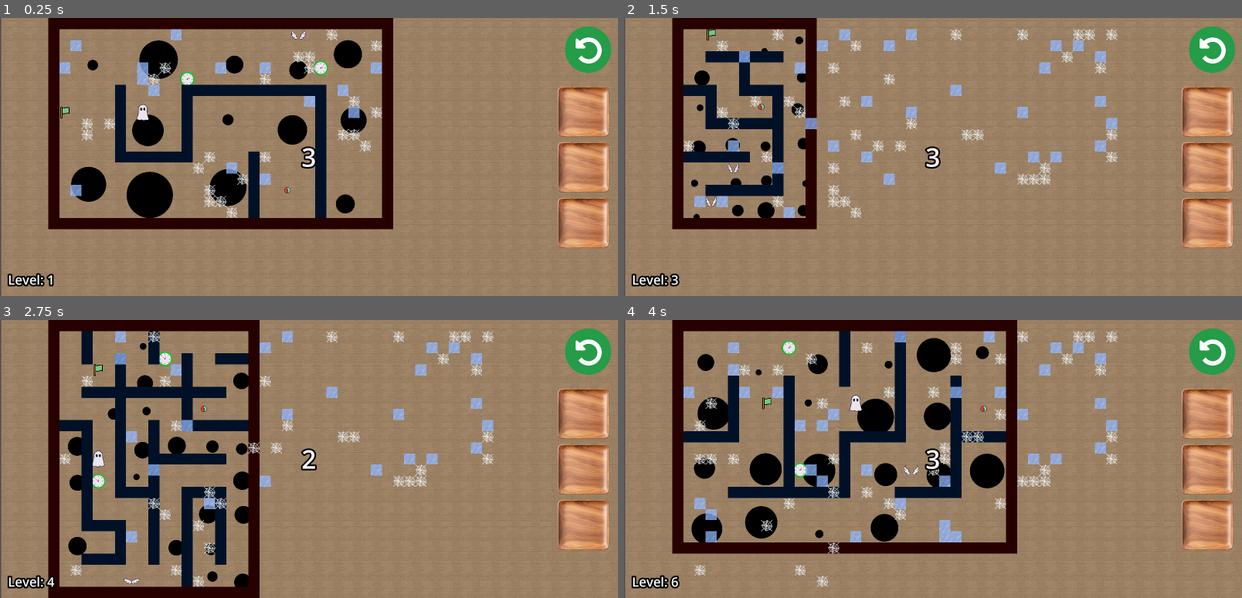
Above: before the commit, frames 1-4 (two rows, left to right).
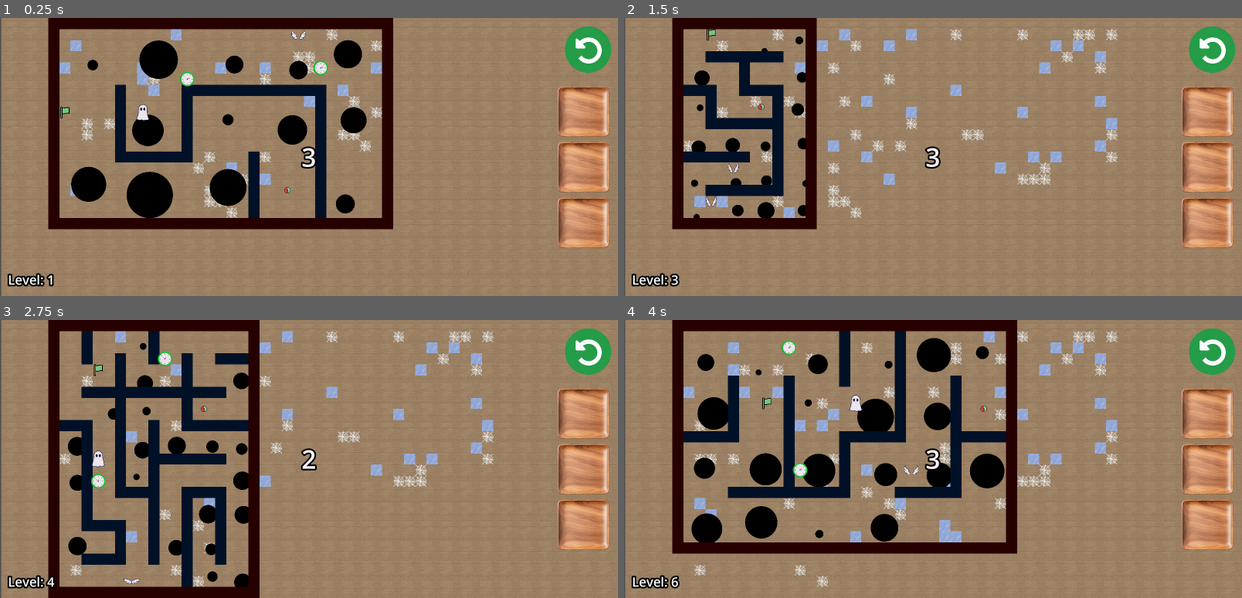
Above: after the commit, the same moments.

Repository: Herovero/GyroMaze
Game: Godot game, scene res://Scenes/main.tscn
Two runs of this game, one before a commit and one after it. Both use one fixed random seed, a clock stepped at 60 frames per second and the inputs below.
Inputs:
- Up to frame 1 (0.25 s): no input
- Up to frame 2 (1.5 s): tap Enter (ui_accept) at 0.5, 0.77 s; hold Right (ui_right) 0.53-1.28 s; hold Down (ui_down) from 1.28 s (still down)
- Up to frame 3 (2.75 s): tap Enter (ui_accept) at 1.52 s; release Down (ui_down) at 2.03 s; hold Right (ui_right) from 2.03 s (still down)
- Up to frame 4 (4 s): release Right (ui_right) at 2.78 s; hold Up (ui_up) 2.78-3.53 s; tap Enter (ui_accept) at 3.02, 3.77 s; hold Left (ui_left) from 3.53 s (still down)

The runs differ from the first frame. In frame 1, 0.5% of the frame differs, in the area x 11-59%, y 15-68%; in frame 2, 0.4%; in frame 3, 0.6%; in frame 4, 1.0%, in the area x 11-59%, y 3-85%.

Commit message:
z-index fixes

Diff:
--- a/Assets/maze_tileset.tres
+++ b/Assets/maze_tileset.tres
@@ -5,10 +5,10 @@
 [sub_resource type="TileSetAtlasSource" id="TileSetAtlasSource_3mc4k"]
 texture = ExtResource("1_vspg0")
 0:0/0 = 0
-0:0/0/z_index = 2
+0:0/0/z_index = 3
 0:0/0/physics_layer_0/polygon_0/points = PackedVector2Array(-8, -8, 8, -8, 8, 8, -8, 8)
 1:0/0 = 0
-1:0/0/z_index = 2
+1:0/0/z_index = 3
 1:0/0/physics_layer_0/polygon_0/points = PackedVector2Array(-8, -8, -8, 8, 8, 8, 8, -8, -8, -8)
 1:0/0/physics_layer_1/polygon_0/points = PackedVector2Array(-8, -8, 8, -8, 8, 8, -8, 8)
 0:1/0 = 0
--- a/Scripts/mazegen3.gd
+++ b/Scripts/mazegen3.gd
@@ -266,6 +266,7 @@
 			if dist > min_dist:
 				# --- VALID SPOT FOUND ---
 				var new_finish = finish_scene.instantiate()
+				new_finish.z_index = 4
 
 				new_finish.add_to_group("LevelTrash")
 
@@ -340,6 +341,7 @@
 			continue
 
 		var new_hole = hole_scene.instantiate()
+		new_hole.z_index = 2
 
 		new_hole.add_to_group("LevelTrash")
 
@@ -432,6 +434,7 @@
 
 			if item_scene:
 				var new_item = item_scene.instantiate()
+				new_item.z_index = 3
 				new_item.add_to_group("LevelTrash")
 				var center_offset = Vector2(effective_tile_size / 2, effective_tile_size / 2)
 				new_item.position = (Vector2(check_pos) * effective_tile_size) + center_offset
@@ -477,6 +480,7 @@
 
 			# --- SPAWN ---
 			var new_timer = timer_scene.instantiate()
+			new_timer.z_index = 3
 
 			# IMPORTANT: Tag for cleanup so it deletes on level switch
 			new_timer.add_to_group("LevelTrash")
Not shown, changed: Scenes/mazegen.tscn
